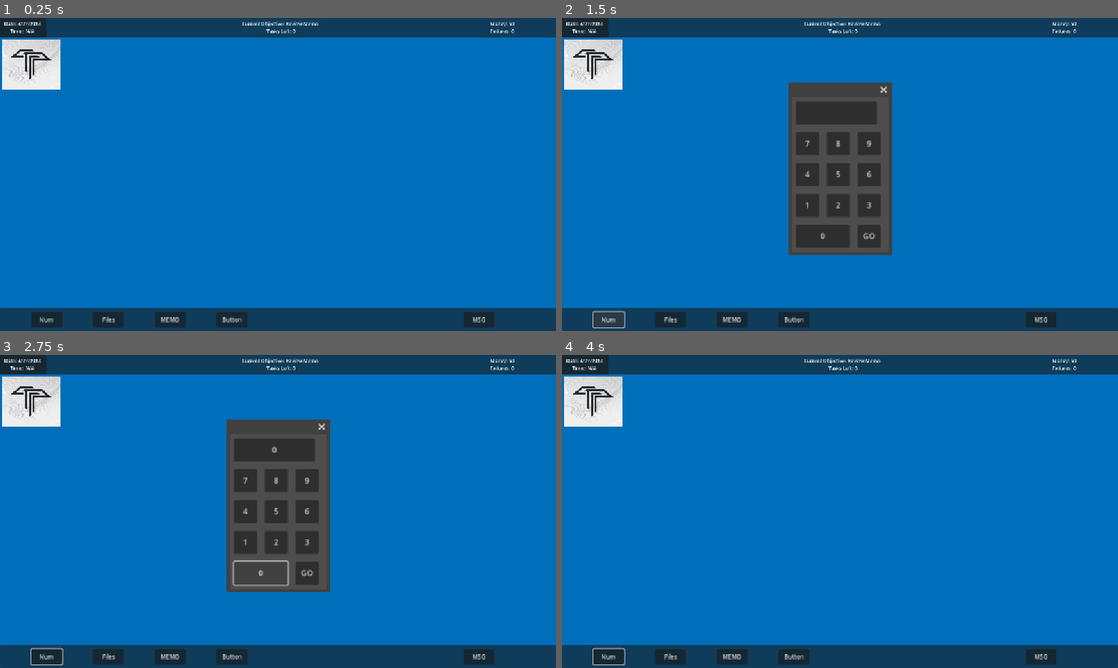
Above: before the commit, frames 1-4 (two rows, left to right).
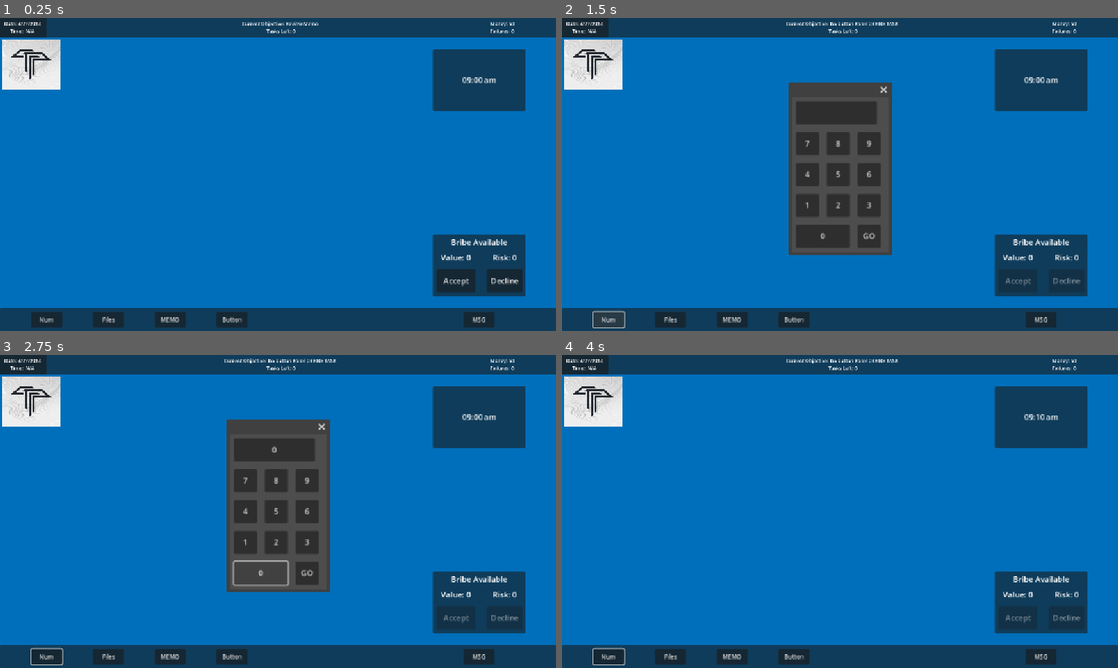
Above: after the commit, the same moments.

Repository: andrewpressman/Operation-OS
Game: Godot game, scene res://Work/WorkDesktop.tscn
Same seed, same stepped clock (60 frames per second), same inputs: the game is played once before the commit and once after it. This scene is started directly instead of the project's main scene.
Inputs (mouse positions are in pixels of both pictures, inside the frame that each line leads up to):
- Up to frame 1 (0.25 s): no input
- Up to frame 2 (1.5 s): click (1017, 280) at 0.5 s, where only the run after the commit has a clickable "Accept"; click "Num" at 1.25 s
- Up to frame 3 (2.75 s): click "0" at 2 s
- Up to frame 4 (4 s): click "GO" at 2.75 s; click "GO" at 3.5 s

The runs differ from the first frame. In frame 1, 6.6% of the frame differs, in the area x 77-95%, y 10-89%; in frame 2, 6.8%, in the area x 40-95%, y 1-89%; in frame 3, 6.8%; in frame 4, 6.8%.

Commit message:
framework of task timer

Diff:
--- /dev/null
+++ b/Work/Timer.gd
@@ -0,0 +1,47 @@
+extends Panel
+
+var mins : int
+var hour : int
+var time : String
+var amPm : bool #am = true, pm = false
+
+func _ready() -> void:
+	mins = 0
+	hour = 9
+	amPm = true
+	GlobalVar.TimerFail = false
+	SetTime()
+
+func UpdateClock():
+	if mins <= 40:
+		mins += 10
+	else:
+		GlobalVar.TimerFail = true
+		mins = 0
+		if hour < 12:
+			hour += 1
+		else:
+			hour = 1
+			amPm = false
+	SetTime()
+	#if hour < 5
+
+func SetTime():
+	if hour < 10:
+		time = "0" + str(hour)
+	else:
+		time = str(hour)
+
+	time = time + ":"
+
+	if mins == 0:
+		time += "0" + str(mins)
+	else:
+		time += str(mins)
+
+	if amPm:
+		time += " am"
+	else:
+		time += " pm"
+
+	$Label.text = time
--- a/Work/WorkController.gd
+++ b/Work/WorkController.gd
@@ -53,22 +53,29 @@
 	if CurrentScore != GlobalVar.Score:
 		UpdateScore()
 
-	if GlobalObj.ObjectiveComplete:
+	if GlobalVar.TimerFail: #if timer runs out, deduct life and task thn reset objective
+			print("TimerFail")
+			GlobalVar.TimerFail = false
+			GlobalVar.Tasks = GlobalVar.Tasks - 1
+			GlobalVar.Lives = GlobalVar.Lives - 1
+			GetNewTask(true)
+
+	if GlobalObj.ObjectiveComplete: #if objectivs is completed, reset objective tracker and assign new task
 		GlobalObj.ObjectiveComplete = false
-		if !GlobalVar.BribeTaken:
+		if !GlobalVar.BribeTaken: #if bribe was not taken deduct task
 			GlobalVar.Tasks = GlobalVar.Tasks - 1
 
 		#TEMP: show fail and victory
-		if GlobalVar.Lives <= 0:
+		if GlobalVar.Lives <= 0: #if player is out of lives... ???
 			#TODO: something?
 			pass
-		elif GlobalVar.Tasks == 0:
+		elif GlobalVar.Tasks == 0: #if player has finished all tasks
 			$GoHome.visible = true
 			if ShiftComplete == false:
 				ShiftComplete = true
 				GlobalVar.CurrentObj = 5
 				SetObjective()
-		else:
+		else: #if bribe was taken, randomize new bribe, reset task without deducting failures (its done elsewhere)
 			GetBribe()
 			GetNewTask(false)
 
--- a/Work/WorkDesktop.tscn
+++ b/Work/WorkDesktop.tscn
@@ -1,10 +1,12 @@
-[gd_scene load_steps=10 format=3 uid="uid://c7orqndgslsdv"]
+[gd_scene load_steps=12 format=3 uid="uid://c7orqndgslsdv"]
 
 [ext_resource type="Script" uid="uid://dhdrj42qeklt7" path="res://Work/WorkController.gd" id="1_efasj"]
 [ext_resource type="Script" uid="uid://bu5bal6bbm8dn" path="res://Work/clock.gd" id="2_3wvif"]
 [ext_resource type="Script" uid="uid://ouxedtqym3rp" path="res://Work/Animations.gd" id="2_d8cx6"]
 [ext_resource type="Texture2D" uid="uid://c7ecxux7xtje8" path="res://Assets/Images/TempTorrN.jpg" id="2_i3hxq"]
+[ext_resource type="Script" uid="uid://cnfqjoc5c4ipj" path="res://Work/statsDisplay.gd" id="3_7ml6k"]
 [ext_resource type="Script" uid="uid://ditn1fmyebwaw" path="res://Work/Bribe.gd" id="4_pnja2"]
+[ext_resource type="Script" uid="uid://bv0ygflgtevmh" path="res://Work/Timer.gd" id="7_b8fcm"]
 
 [sub_resource type="Animation" id="Animation_7ml6k"]
 length = 0.001
@@ -79,6 +81,7 @@
 offset_top = 192.0
 offset_right = -12.0
 offset_bottom = 416.0
+script = ExtResource("3_7ml6k")
 
 [node name="Label" type="Label" parent="stats"]
 layout_mode = 0
@@ -197,9 +200,6 @@
 scale = Vector2(0.3, 0.26)
 texture = ExtResource("2_i3hxq")
 
-[node name="Timer" type="Timer" parent="."]
-wait_time = 15.0
-
 [node name="GoHome" type="Button" parent="."]
 visible = false
 offset_left = 8.0
@@ -209,11 +209,10 @@
 text = "Go Home"
 
 [node name="Bribe" type="Panel" parent="."]
-visible = false
-offset_left = 888.0
-offset_top = 64.0
-offset_right = 1080.0
-offset_bottom = 192.0
+offset_left = 896.0
+offset_top = 448.0
+offset_right = 1088.0
+offset_bottom = 576.0
 script = ExtResource("4_pnja2")
 
 [node name="Label" type="Label" parent="Bribe"]
@@ -259,6 +258,25 @@
 offset_right = 186.0
 offset_bottom = 120.0
 text = "Decline"
+
+[node name="Timer" type="Panel" parent="."]
+offset_left = 896.0
+offset_top = 64.0
+offset_right = 1088.0
+offset_bottom = 192.0
+script = ExtResource("7_b8fcm")
+
+[node name="Label" type="Label" parent="Timer"]
+layout_mode = 0
+offset_right = 192.0
+offset_bottom = 128.0
+text = "00:00"
+horizontal_alignment = 1
+vertical_alignment = 1
+
+[node name="Timer" type="Timer" parent="Timer"]
+wait_time = 3.0
+autostart = true
 
 [connection signal="pressed" from="Taskbar/NumberPad" to="." method="DisplayNumpad"]
 [connection signal="pressed" from="Taskbar/FileManager" to="." method="DisplayFileManager"]
@@ -268,3 +286,4 @@
 [connection signal="pressed" from="GoHome" to="." method="GoHome"]
 [connection signal="pressed" from="Bribe/Accept" to="Bribe" method="AcceptBribe"]
 [connection signal="pressed" from="Bribe/Decline" to="Bribe" method="DeclineBribe"]
+[connection signal="timeout" from="Timer/Timer" to="Timer" method="UpdateClock"]
--- /dev/null
+++ b/Work/statsDisplay.gd
@@ -0,0 +1,43 @@
+extends Panel
+
+var Health : int
+var Security : int
+var Debt : int
+var Hunger : int
+
+func _ready() -> void:
+	Health = GlobalVar.Health
+	Security = GlobalVar.Security
+	Debt = GlobalVar.Debt
+	Hunger = GlobalVar.Hunger
+	UpdateStats()
+
+
+func _process(delta: float) -> void:
+	pass
+
+func UpdateStats():
+	var HungerStr : String
+	var SecurityStr : String
+	if Hunger < 10:
+		HungerStr  = "Starving"
+	elif Hunger < 30:
+		HungerStr = "Irritated"
+	elif Hunger < 60:
+		HungerStr = "Fed"
+	else:
+		HungerStr = "Full"
+
+	if GlobalVar.Security < 20:
+		SecurityStr  = "High Risk"
+	elif GlobalVar.Security < 30:
+		SecurityStr = "Med Risk"
+	elif GlobalVar.Security < 80:
+		SecurityStr = "Low Risk"
+	else:
+		SecurityStr = "Safe"
+
+	$Label.text = "Health: \n" + str(Health) + "\n
+						 Hunger: \n" + HungerStr + "\n
+						 Security: \n" + SecurityStr + "\n
+						 Debt: \n" + str(Debt)
--- a/global_Variables.gd
+++ b/global_Variables.gd
@@ -35,6 +35,9 @@
 var BribeRisk : int
 var BribeTaken : int
 
+#ClockManagement
+var TimerFail : bool
+
 #Intial Starting Values
 var StartMoney : int = 500
 var StartRentPrice : int = 100
Not shown, added: Work/Timer.gd.uid
Not shown, added: Work/statsDisplay.gd.uid
